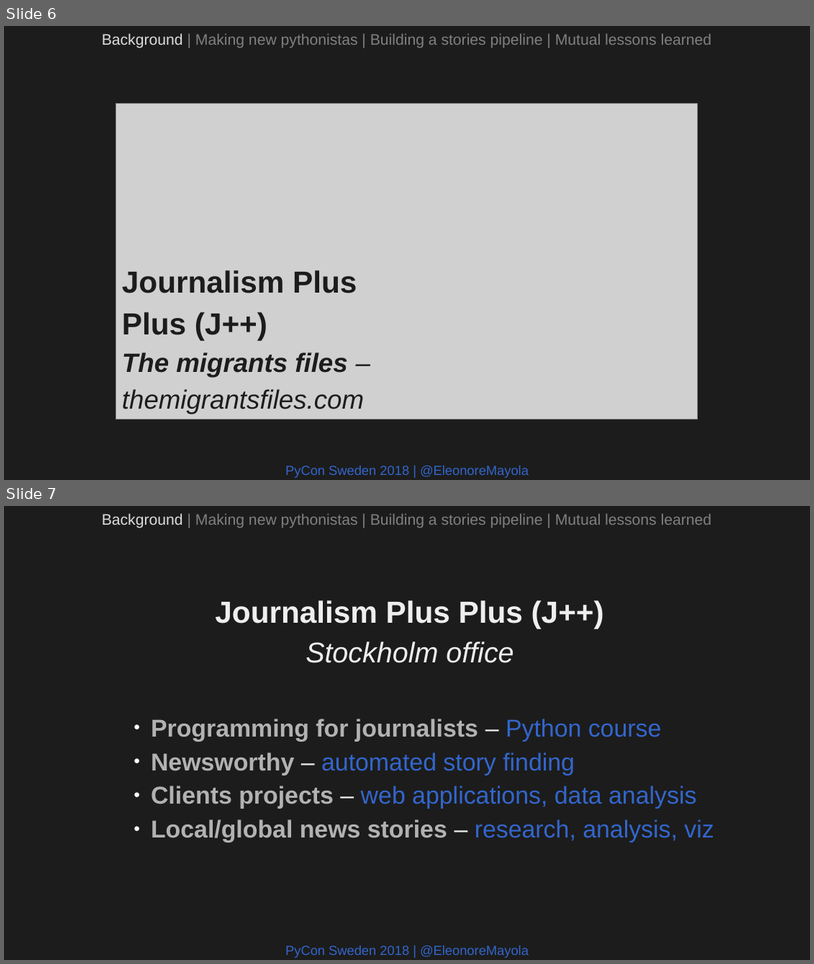
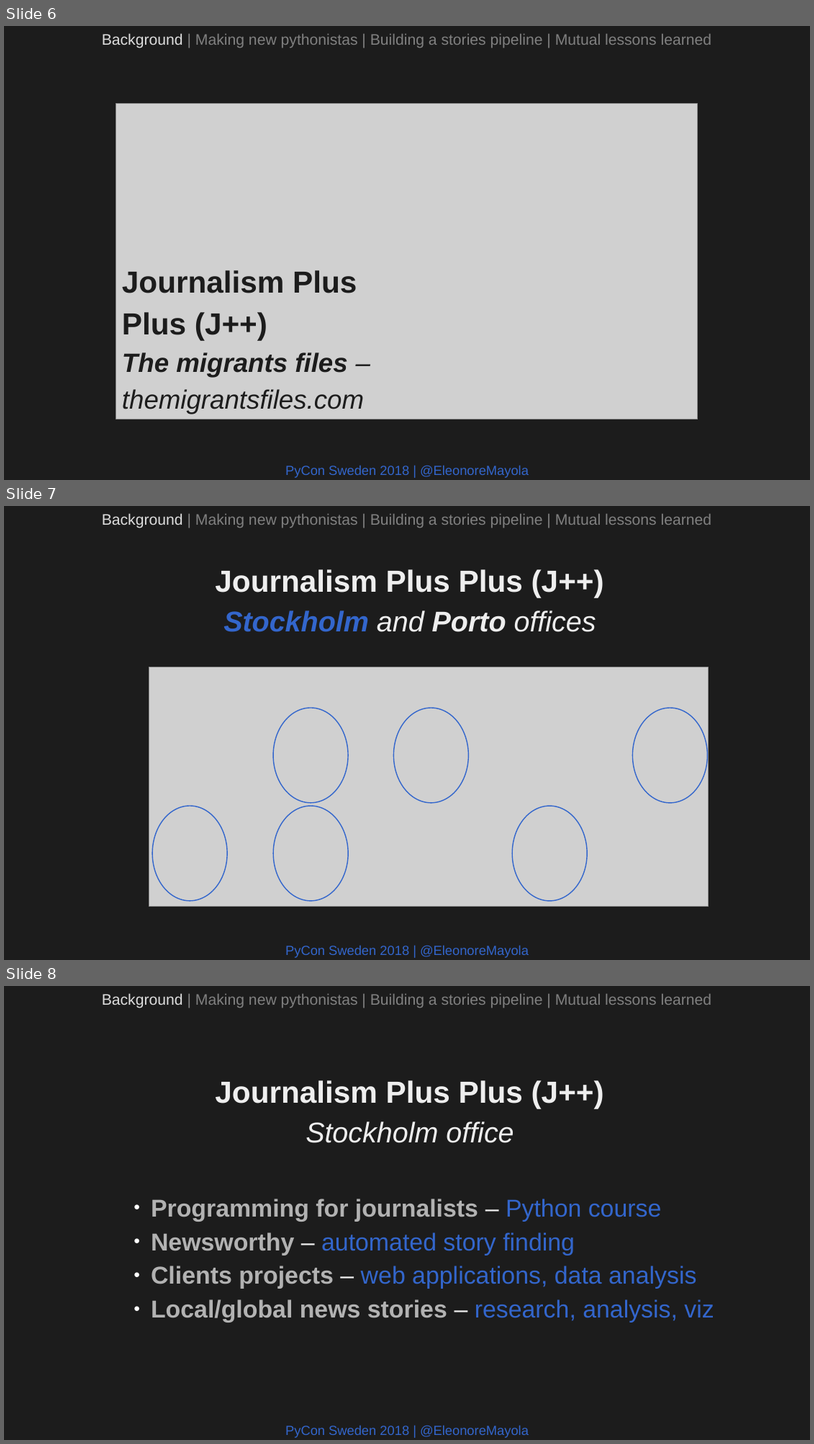
Before and after one commit to Eleonore9/-pyconse18, a slide deck: pyconse2018.odp. Shown one above the other, each under a label of ours: slides 6 and 7 before the commit, slides 6, 7 and 8 after it. The pictures are 814x964 and 814x1444 pixels, drawn with LibreOffice and Linux fonts; fonts in the diff are those of the drawing; grey boxes stand for pictures. Boxes give left, top, right and bottom in pixels: in the first picture for what was removed or moved away, otherwise in the second. Text is boxed around its words. In the diff, an @@ line names an element or a change of style, - is before the commit and + after.

Commit message:
add team slide

```diff
--- a/pyconse2018.odp
+++ b/pyconse2018.odp
@@ slide 7 added at bbox=[4, 506, 810, 960], background #1C1C1C @@
@@ text added at bbox=[102, 513, 712, 528], 15 pt, text #808080 @@
+Background | Making new pythonistas | Building a stories pipeline | Mutual lessons learned
@@ text added at bbox=[215, 569, 604, 632], 28 pt, text #EEEEEE, bold, italic @@
+Journalism Plus Plus (J++)
+Stockholm and Porto offices
@@ picture added at bbox=[149, 667, 709, 906] @@
@@ ellipse added at bbox=[273, 708, 348, 803], outline #3366CC 0.99 pt @@
@@ ellipse added at bbox=[394, 708, 468, 803], outline #3366CC 0.99 pt @@
@@ ellipse added at bbox=[633, 708, 708, 803], outline #3366CC 0.99 pt @@
@@ ellipse added at bbox=[152, 806, 227, 901], outline #3366CC 0.99 pt @@
@@ ellipse added at bbox=[273, 806, 348, 901], outline #3366CC 0.99 pt @@
@@ ellipse added at bbox=[512, 806, 587, 901], outline #3366CC 0.99 pt @@
@@ text added at bbox=[286, 944, 529, 957], 13 pt, text #3366CC @@
+PyCon Sweden 2018 | @EleonoreMayola
@@ what was slide 7 is now slide 8 @@
```
Also in this commit, not shown: 1 other file.
